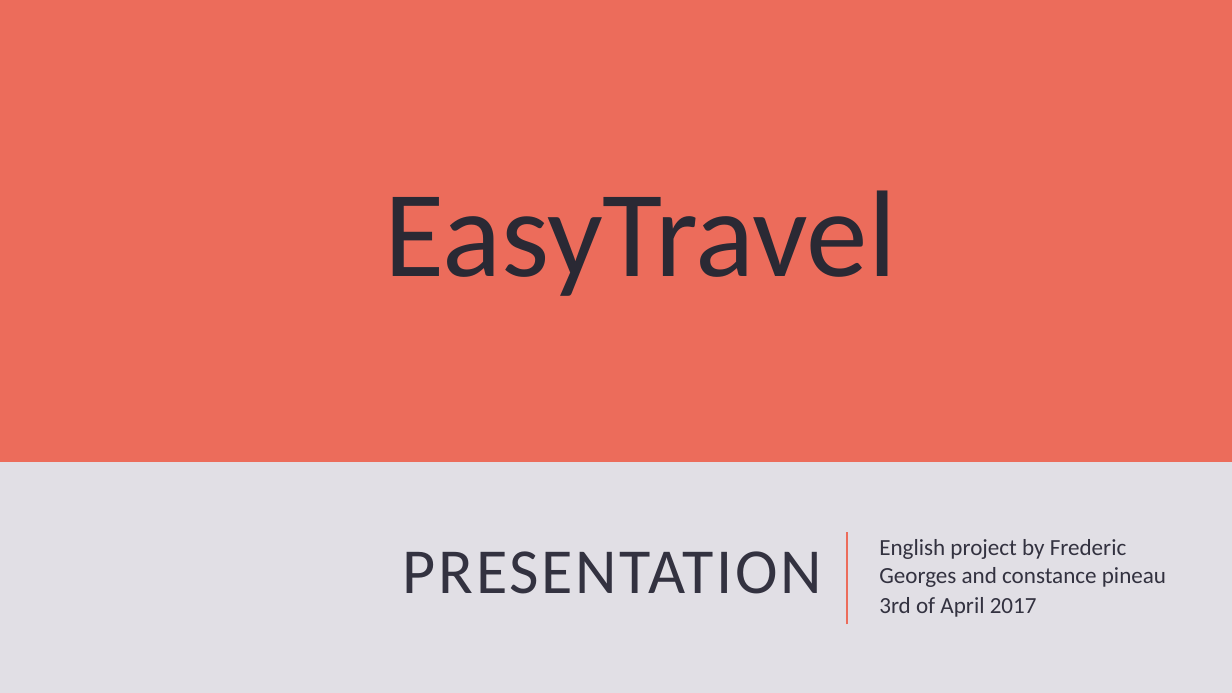
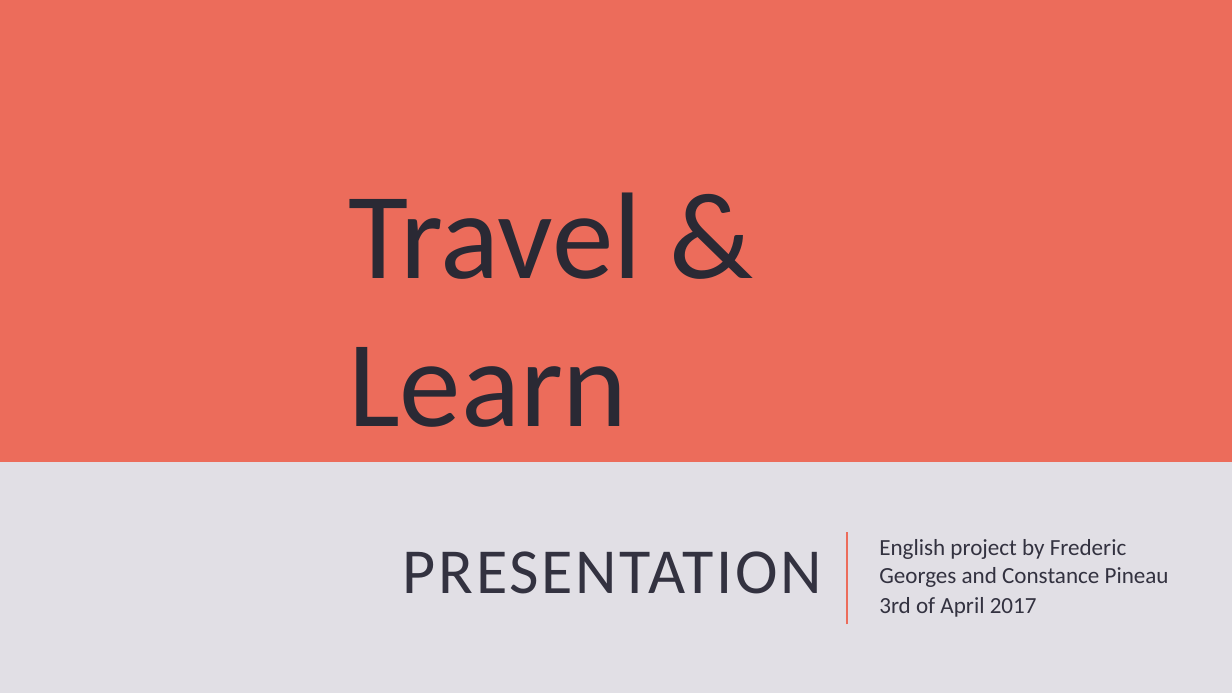
Before and after one commit to cpnu/EnglishProject, a slide deck: slide 1 of presentation.pptx. Drawn at 1232x693 pixels with LibreOffice and Linux fonts; fonts in the diff are those of the drawing. Boxes give left, top, right and bottom in pixels: in the first picture for what was removed or moved away, otherwise in the second. Text is boxed around its words. In the diff, an @@ line names an element or a change of style, - is before the commit and + after.

```diff
--- a/presentation.pptx
+++ b/presentation.pptx
@@ text at <box>348,192,642,427</box>: text changed @@
-EasyTravel
+Travel & Learn
@@ subtitle at <box>879,539,1169,587</box>: text changed @@
-English project by Frederic Georges and constance pineau
+English project by Frederic Georges and Constance Pineau
```
Also in this commit, not shown: 1 other slide changed, 10 other files.
